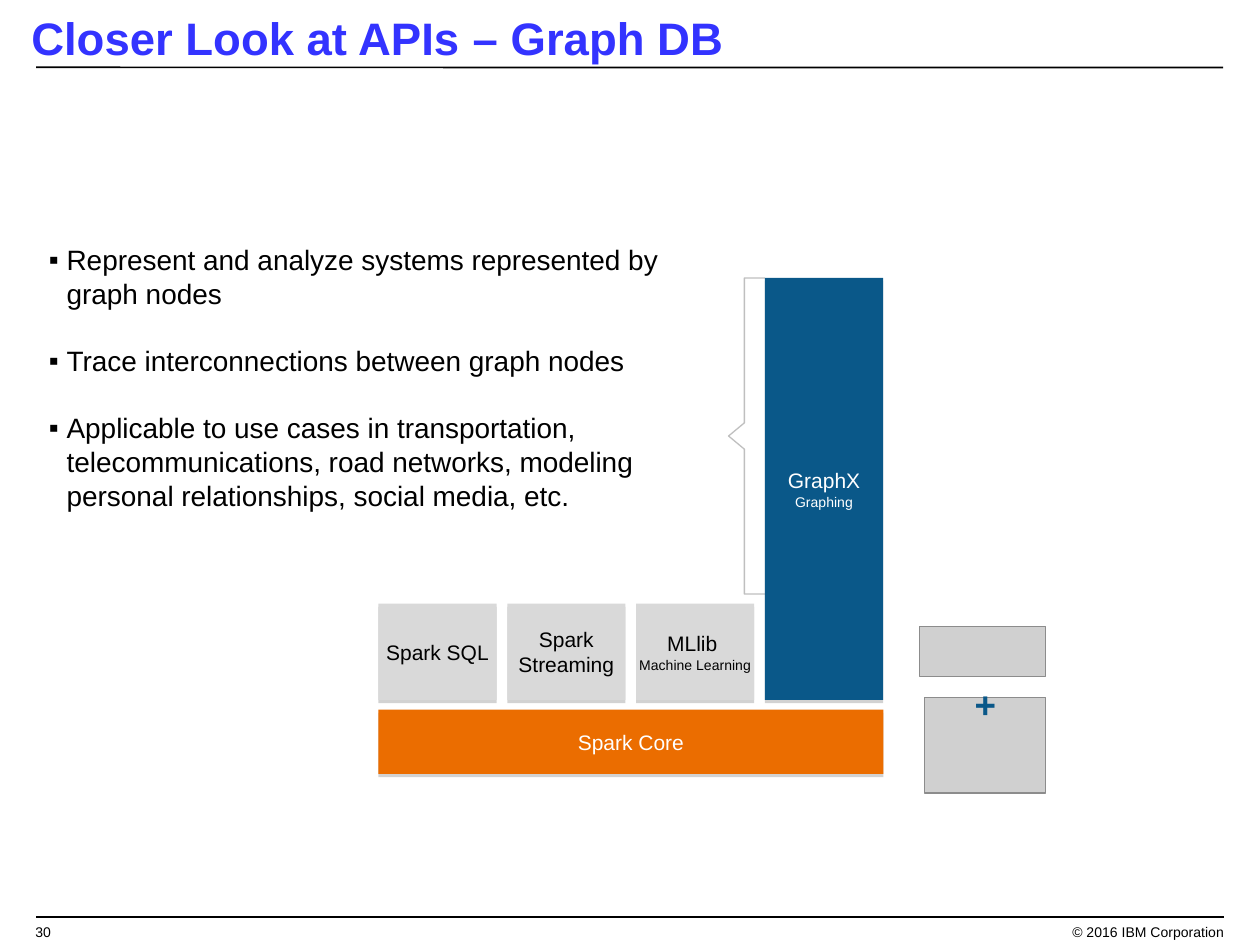
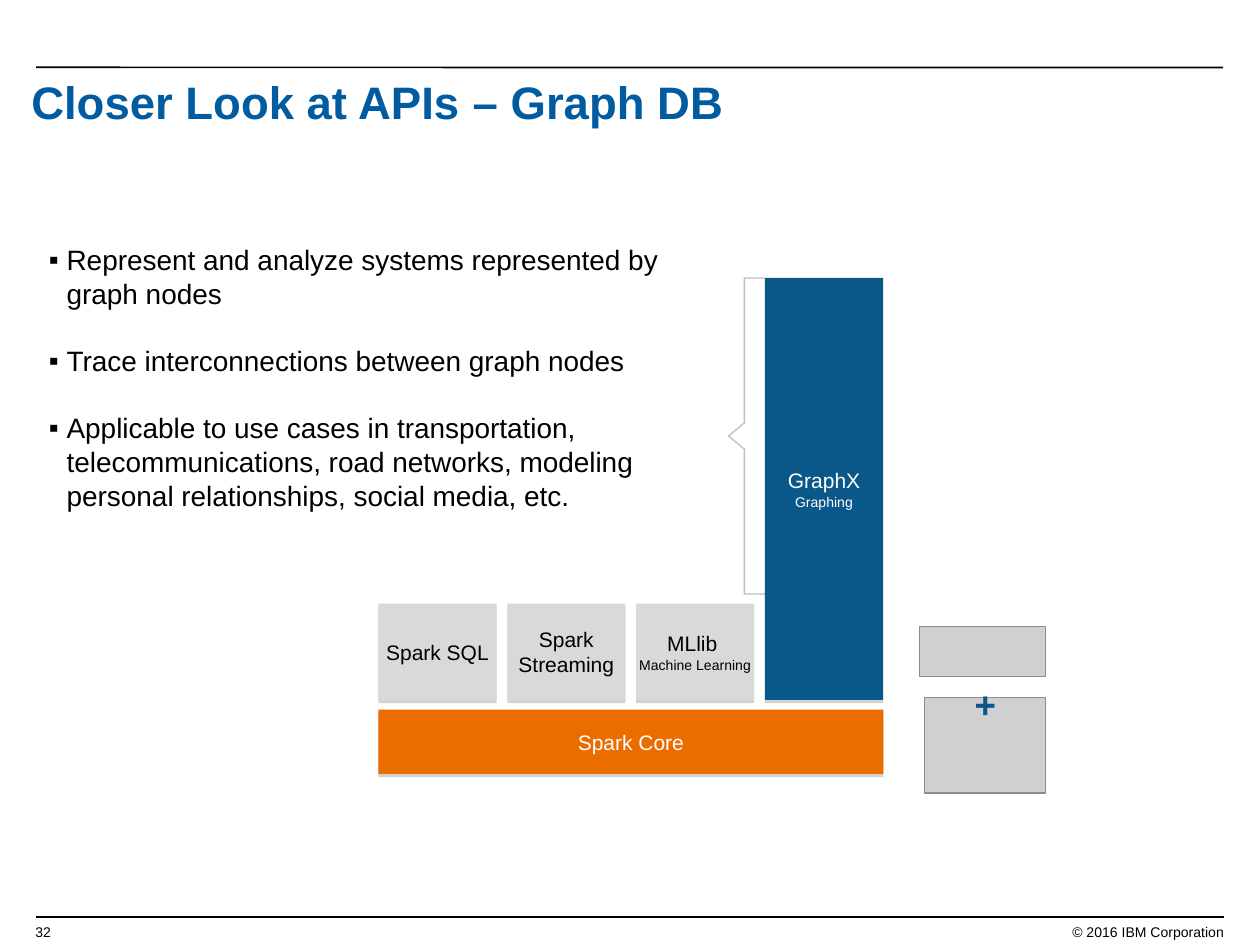
Before and after one commit to jpatter/SparkPOT, a slide deck: slide 32 of Lab-1/Coding w Apache Spark.ppt (slide 30 before the commit). Drawn at 1260x945 pixels with LibreOffice and Linux fonts; fonts in the diff are those of the drawing; grey boxes stand for pictures; background and template pictures are left out. Boxes give left, top, right and bottom in pixels: in the first picture for what was removed or moved away, otherwise in the second. Text is boxed around its words. In the diff, an @@ line names an element or a change of style, - is before the commit and + after.

```diff
--- a/Lab-1/Coding w Apache Spark.ppt
+++ b/Lab-1/Coding w Apache Spark.ppt
@@ text "Closer Look at APIs – ...": place and size @@
-text "Closer Look at APIs – ..." at <box>31,22,723,64</box>
+text "Closer Look at APIs – ..." at <box>31,86,723,129</box>
@@ text "Closer Look at APIs – ..." at <box>31,86,723,129</box>: text colour #3333FF to #005BA0 @@
@@ page number at <box>35,927,51,937</box>: text changed @@
-30
+32
```
Also in this commit, not shown: 26 other slides changed, 4 slides added, 2 slides removed.
